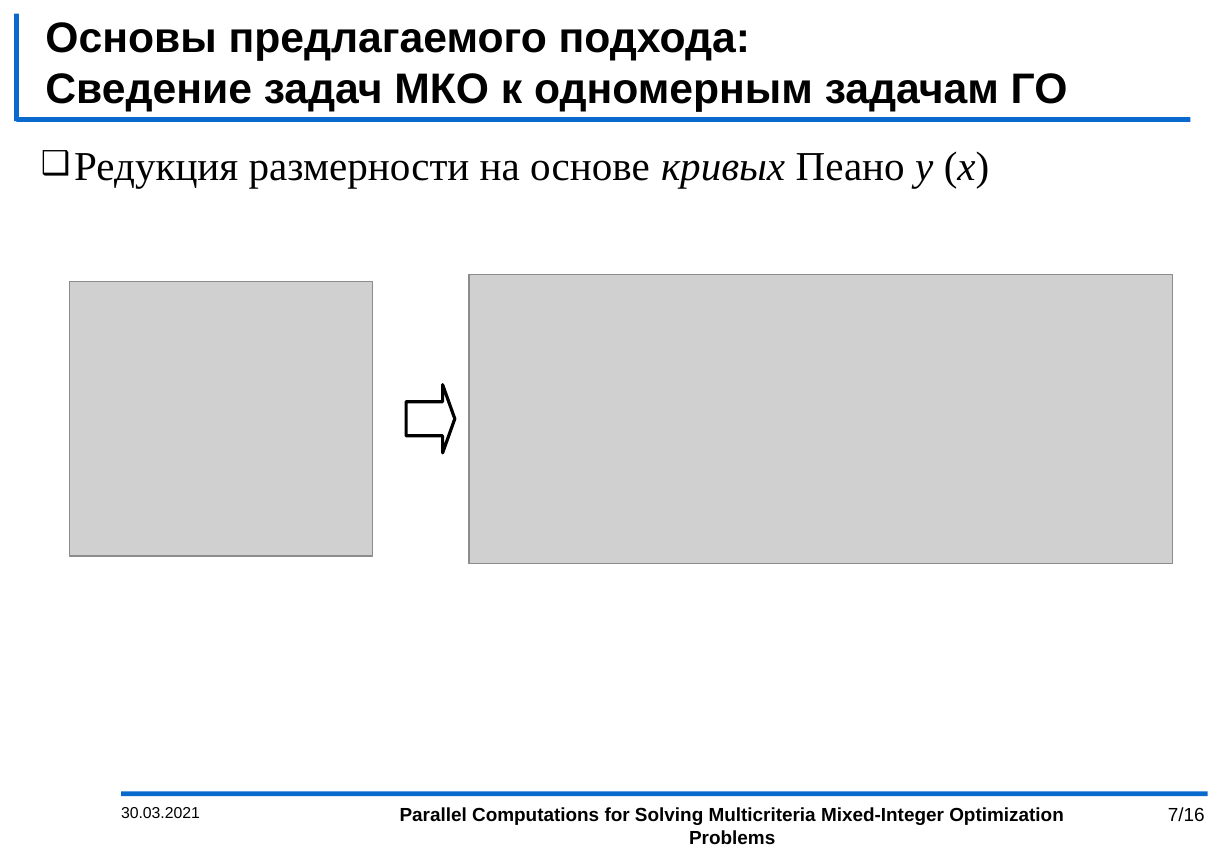
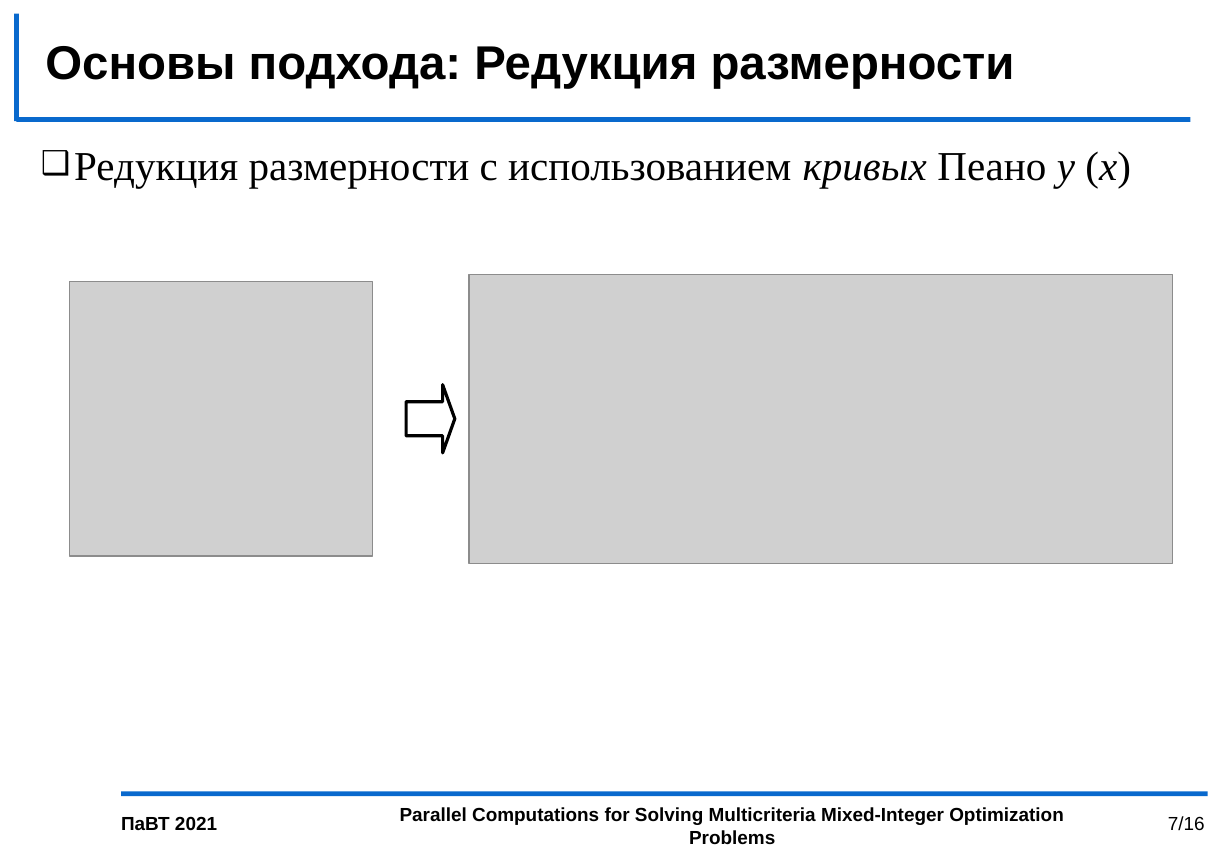
Before and after one commit to kabarkalov/GlobOptPapers, a slide deck: slide 7 of 2021/PСT_GergelKozinov/PCT2021_kozinov.pptx. Drawn at 1232x853 pixels with LibreOffice and Linux fonts; fonts in the diff are those of the drawing; grey boxes stand for pictures; background and template pictures are left out. Boxes give left, top, right and bottom in pixels: in the first picture for what was removed or moved away, otherwise in the second. Text is boxed around its words. In the diff, an @@ line names an element or a change of style, - is before the commit and + after.

```diff
--- a/2021/PСT_GergelKozinov/PCT2021_kozinov.pptx
+++ b/2021/PСT_GergelKozinov/PCT2021_kozinov.pptx
@@ title at bbox=[45, 46, 1015, 89]: text changed; size 27 to 30 pt @@
-Основы предлагаемого подхода:
-Сведение задач МКО к одномерным задачам ГО
+Основы подхода: Редукция размерности
@@ text at bbox=[74, 151, 1131, 187]: text changed @@
-❑ Редукция размерности на основе кривых Пеано y (x)
+❑ Редукция размерности с использованием кривых Пеано y (x)
@@ page number: place and size @@
-page number at bbox=[1168, 807, 1205, 822]
+page number at bbox=[1168, 816, 1205, 831]
@@ text at bbox=[121, 816, 217, 830]: text changed; size 10 to 12 pt; bold on @@
-30.03.2021
+ПаВТ 2021
```
Also in this commit, not shown: 15 other slides changed.
